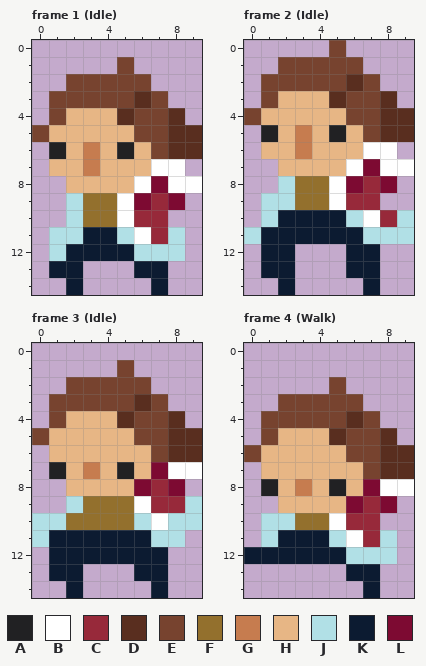
Pixel-art file, stored at assets/sam.ase. Above is the file before it was changed.
10x15 pixels, 6 frames. Shown: frame 1 (Idle), frame 2 (Idle), frame 3 (Idle), frame 4 (Walk). The commit also changed other frames, which this record leaves out.
Palette (. is transparent): A #212123  B #ffffff  C #97293a  D #592e1f  E #77432f  F #93702d  G #c67c4f  H #e7b685  J #b1e0e6  K #0c1b31  L #7d0a32
After the commit:
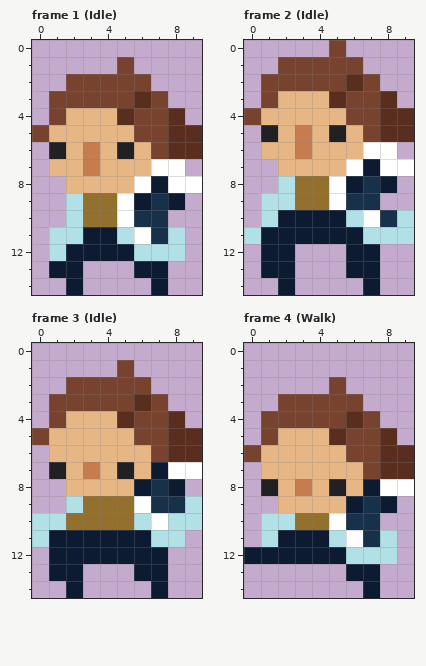
Diff:
Colour C changes from #97293a to #18314a.
Frame 1 (Idle), layer "Sam":
The edit turns colour L into colour K in row 8 at x 7; in row 9 at x 6 and 8.
Frame 2 (Idle), layer "Sam":
The edit turns colour L into colour K in row 7 at x 7; in row 8 at x 6 and 8.
Frame 3 (Idle), layer "Sam": the same change as frame 2 (Idle)
Frame 4 (Walk), layer "Sam": the same change as frame 1 (Idle)
